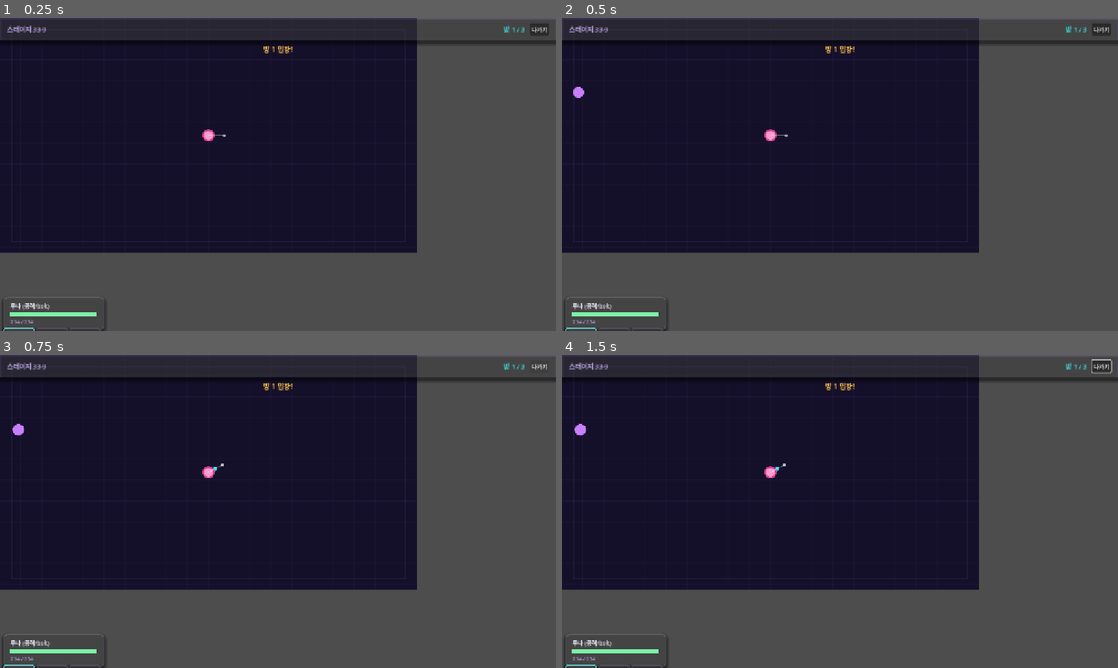
Above: before the commit, frames 1-4 (two rows, left to right).
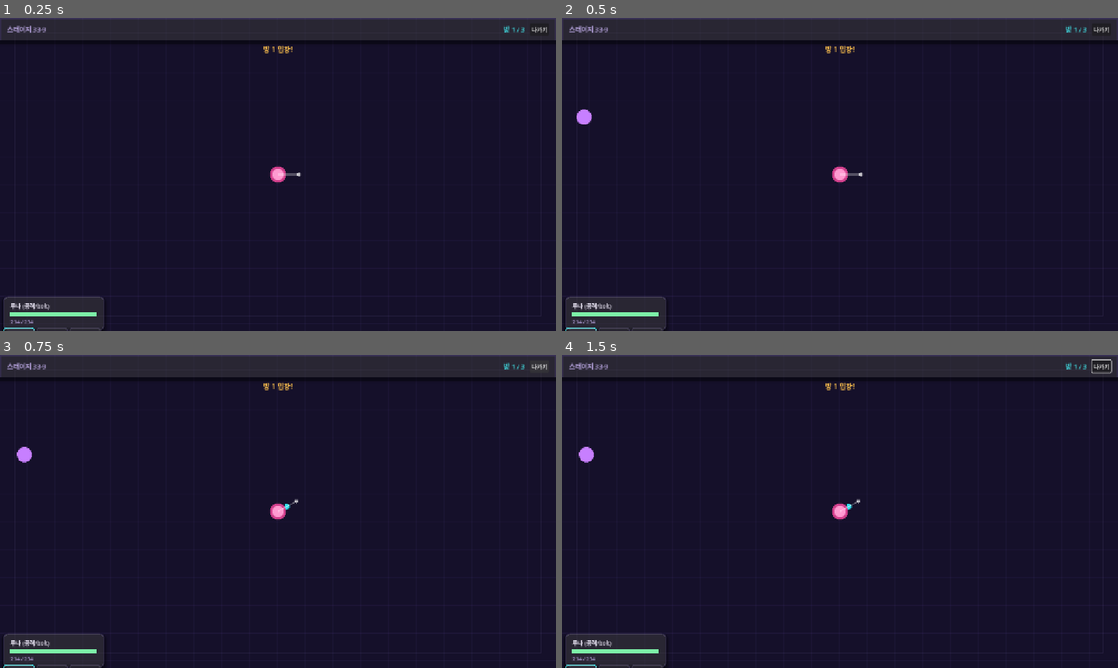
Above: after the commit, the same moments.

Repository: KADSA-OFFICIAL/Group-2
Game: Godot game, scene res://screens/battle/Battle.tscn
Two runs of this game, one before a commit and one after it. Both use one fixed random seed, a clock stepped at 60 frames per second and the inputs below. This scene is started directly instead of the project's main scene.
Inputs (mouse positions are in pixels of both pictures, inside the frame that each line leads up to):
- Up to frame 1 (0.25 s): no input
- Up to frame 2 (0.5 s): no input
- Up to frame 3 (0.75 s): click "나가기" at 0.5 s
- Up to frame 4 (1.5 s): tap Enter at 1.25 s; move the mouse to (962, 495) at 1.27 s; hold Right (move_right) from 1.28 s (still down); click (962, 495) at 1.35 s

The runs differ from the first frame. In frame 1, 43% of the frame differs, in the area x 0-100%, y 0-100%; in frame 2, 43%; in frame 3, 43%; in frame 4, 43%.

Commit message:
fix: 전투 화면이 화면 전체를 채우도록 수정 (좌상단 960x540 잘림 해결)
문제: 전투 화면이 좌상단 960x540 영역에만 그려지고 우/하단이 회색 여백.
원인: SubViewportContainer.stretch=true 가 SubViewport 크기를 컨테이너
      크기로 키우는데, _on_draw 는 고정 960x540 좌표로 그려서 좌상단에만 남음.
      (반면 입력 매핑은 이미 'world가 뷰포트 전체를 채운다'고 가정 → 불일치)

수정: SubViewportContainer 제거. SubViewport 를 960x540 고정 렌더로 두고
      TextureRect(FULL_RECT, STRETCH_SCALE)로 화면 전체에 스케일 표시.
      입력 매핑(mpos * W/vp_size)과 일관 → 조준/이동 정상.

검증: Godot 4.6.3 헤드리스 + 1280x720 렌더 에러 0건.

Co-Authored-By: Claude Opus 4.8 (1M context) <noreply@anthropic.com>

Diff:
--- a/screens/battle/battle.gd
+++ b/screens/battle/battle.gd
@@ -84,22 +84,29 @@
 
 
 # ── 뷰포트 + 게임월드 ────────────────────────────────────
+# SubViewport 는 960×540 고정 렌더, TextureRect 가 화면 전체로 스케일.
+# (SubViewportContainer.stretch 는 뷰포트 자체를 키워 고정좌표 그리기가
+#  좌상단에만 남는 문제가 있어 사용하지 않음)
 func _build_viewport() -> void:
-	var svc := SubViewportContainer.new()
-	svc.set_anchors_preset(Control.PRESET_FULL_RECT)
-	svc.stretch = true
-	add_child(svc)
-
 	_viewport = SubViewport.new()
 	_viewport.size = Vector2i(W, H)
 	_viewport.render_target_update_mode = SubViewport.UPDATE_ALWAYS
 	_viewport.transparent_bg = false
-	svc.add_child(_viewport)
+	add_child(_viewport)
 
 	_game_world = Node2D.new()
 	_game_world.name = "GameWorld"
 	_viewport.add_child(_game_world)
 	_game_world.draw.connect(_on_draw)
+
+	# 렌더 결과를 화면 전체에 채워 표시 (입력 매핑이 'world fills viewport'를
+	# 전제로 하므로 STRETCH_SCALE 로 꽉 채운다)
+	var tex := TextureRect.new()
+	tex.set_anchors_preset(Control.PRESET_FULL_RECT)
+	tex.texture = _viewport.get_texture()
+	tex.stretch_mode = TextureRect.STRETCH_SCALE
+	tex.mouse_filter = Control.MOUSE_FILTER_IGNORE
+	add_child(tex)
 
 
 func _on_draw() -> void:
